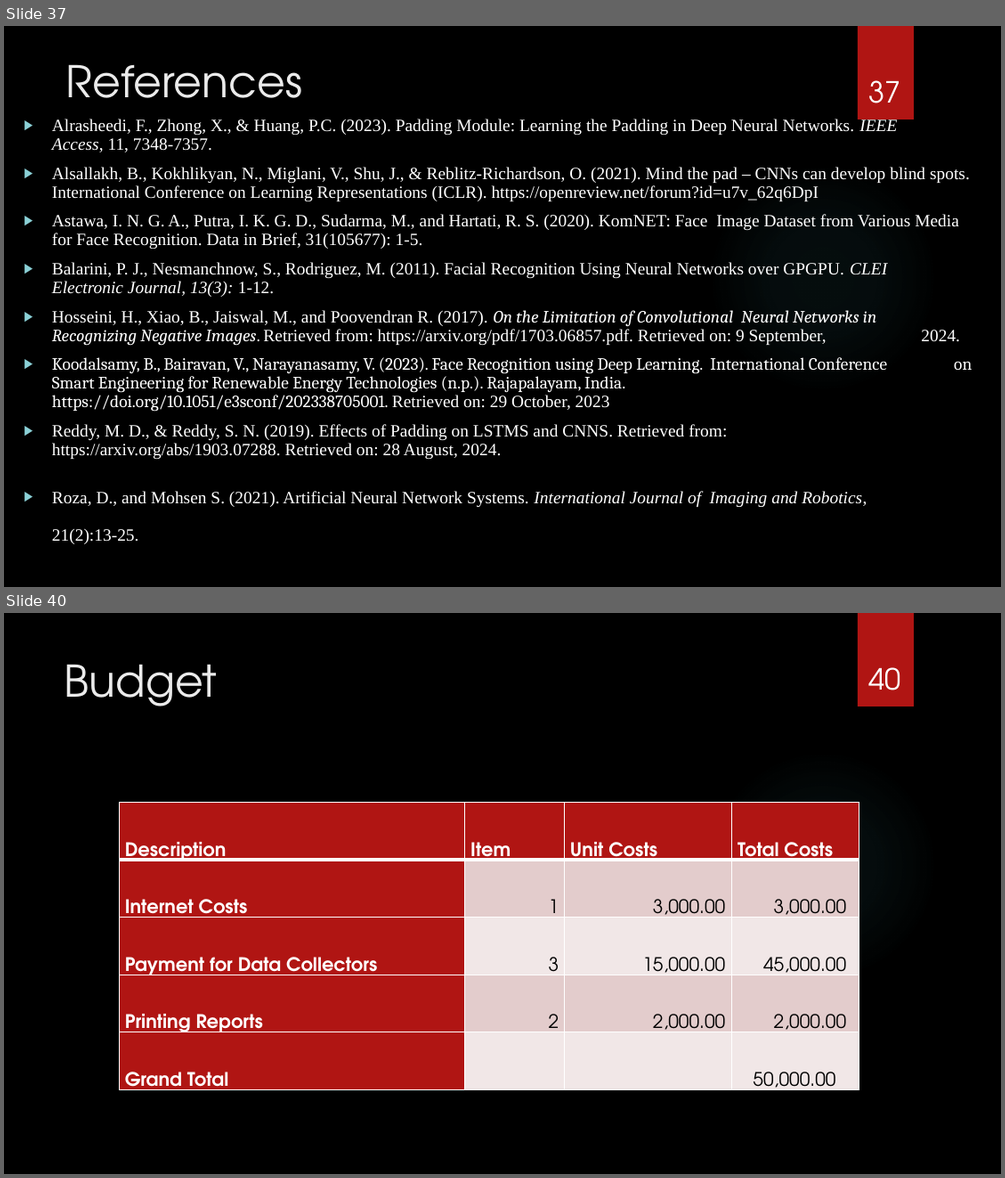
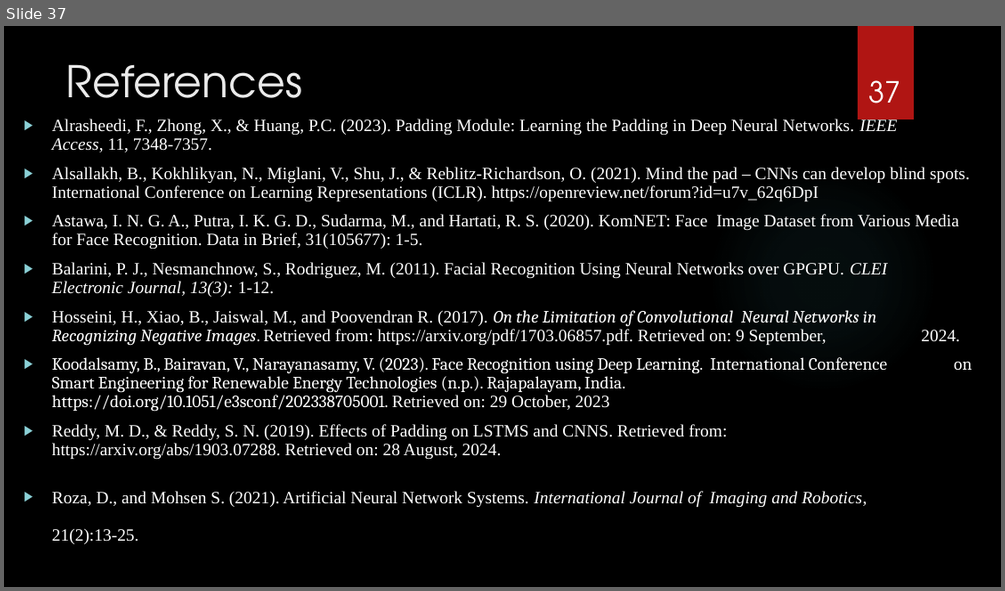
Before and after one commit to cycks/PgdThesis, a slide deck: mydocuments/Examining The Effect of Padding on Facial Recognition.pptx. Shown one above the other, each under a label of ours: slides 37 and 40 before the commit, slide 37 after it; the slides between them are not shown. The pictures are 1005x1178 and 1005x591 pixels, drawn with LibreOffice and Linux fonts; fonts in the diff are those of the drawing; background and template pictures are left out. Boxes give left, top, right and bottom in pixels: in the first picture for what was removed or moved away, otherwise in the second. Text is boxed around its words. In the diff, an @@ line names an element or a change of style, - is before the commit and + after.

```diff
--- a/mydocuments/Examining The Effect of Padding on Facial Recognition.pptx
+++ b/mydocuments/Examining The Effect of Padding on Facial Recognition.pptx
@@ slide 40 removed at [4, 613, 1001, 1174], background picture (left out); not listed: 2 template elements that a slide beside it also shows @@
@@ title removed at [65, 664, 218, 706] @@
-Budget
@@ page number removed at [868, 667, 900, 690] @@
-40
@@ table removed at [119, 803, 858, 1098], 5 rows, 4 columns @@
-Description | Item | Unit Costs | Total Costs
-Internet Costs | 1 | 3,000.00 | 3,000.00
-Payment for Data Collectors | 3 | 15,000.00 | 45,000.00
-Printing Reports | 2 | 2,000.00 | 2,000.00
-Grand Total |  |  | 50,000.00
```
Also in this commit, not shown: 15 slides changed, 1 slide added, 1 other slide removed, 4 other files.
